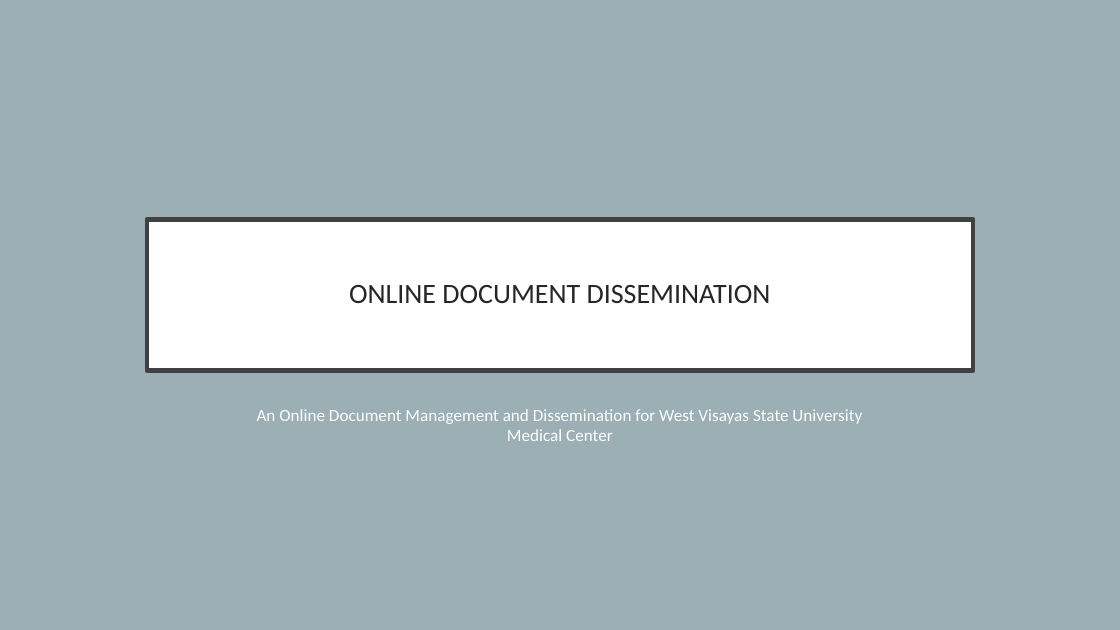
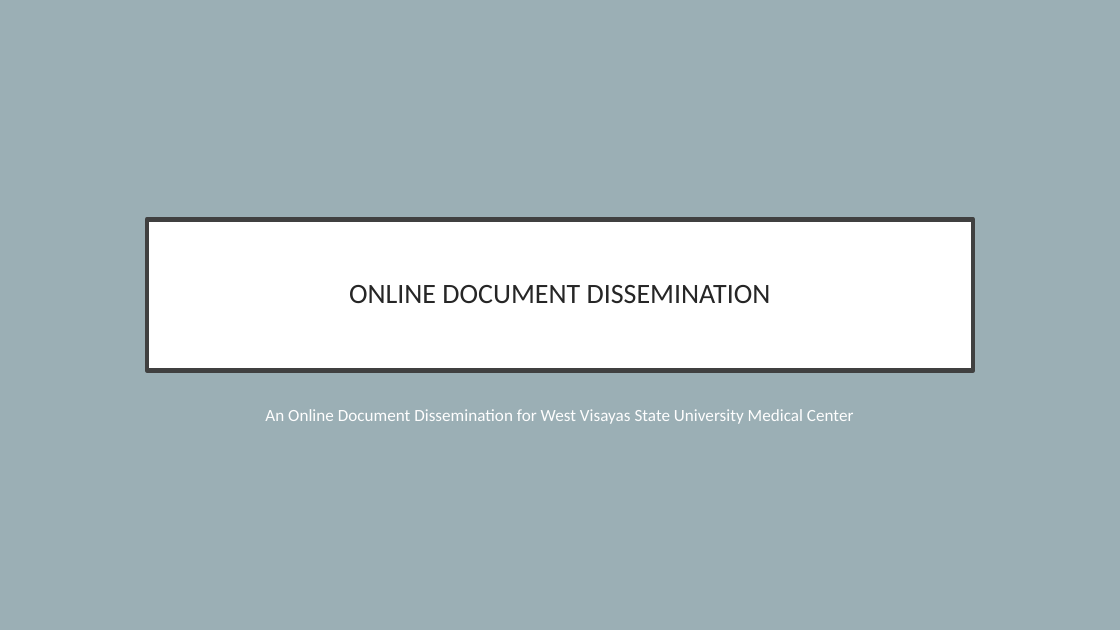
Before and after one commit to moarguelles/wvsumc.document_dissemination, a slide deck: slide 1 of Online Document Dissemination (Presentation).pptx. Drawn at 1120x630 pixels with LibreOffice and Linux fonts; fonts in the diff are those of the drawing. Boxes give left, top, right and bottom in pixels: in the first picture for what was removed or moved away, otherwise in the second. Text is boxed around its words. In the diff, an @@ line names an element or a change of style, - is before the commit and + after.

```diff
--- a/Online Document Dissemination (Presentation).pptx
+++ b/Online Document Dissemination (Presentation).pptx
@@ subtitle at [265, 409, 854, 424]: text changed @@
-An Online Document Management and Dissemination for West Visayas State University Medical Center
+An Online Document Dissemination for West Visayas State University Medical Center
```
Also in this commit, not shown: 3 other slides changed, 1 other file.
